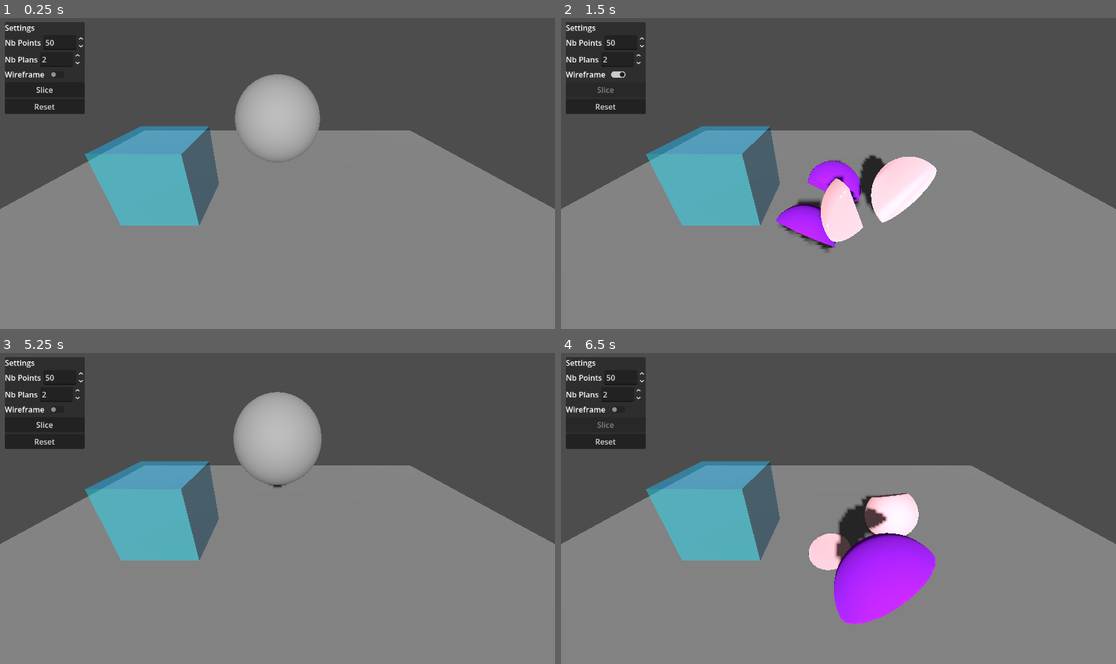
Above: before the commit, frames 1-4 (two rows, left to right).
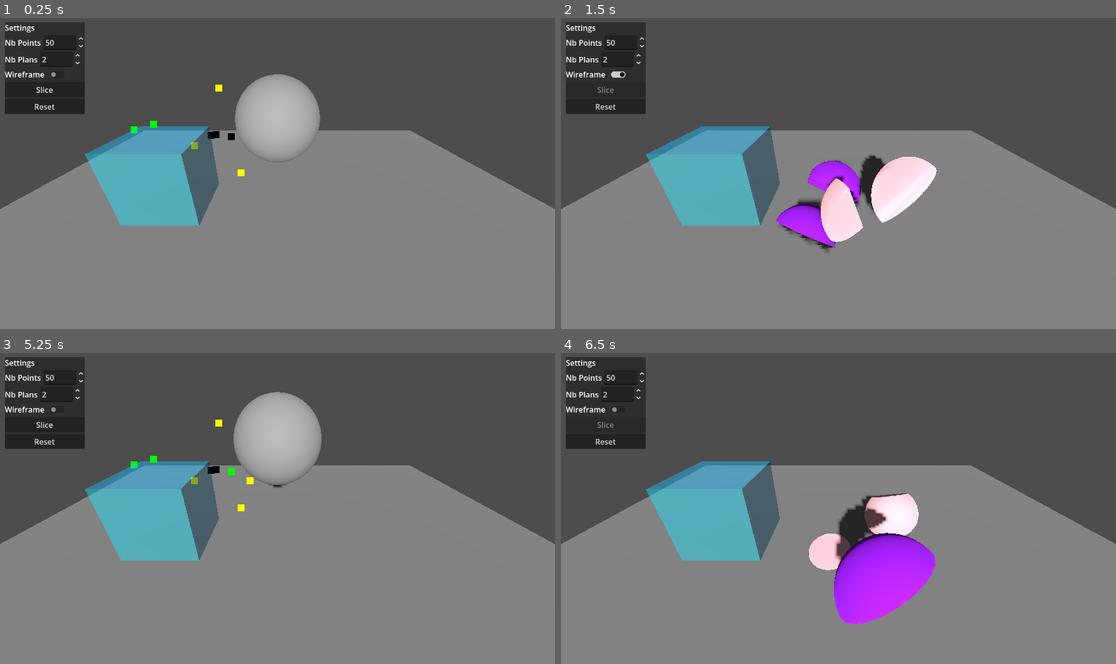
Above: after the commit, the same moments.

Repository: Rashnain/TER-2026
Game: Godot game, scene res://scenes/test.tscn
Two runs of this game, one before a commit and one after it. Both use one fixed random seed, a clock stepped at 60 frames per second and the inputs below.
Inputs (mouse positions are in pixels of both pictures, inside the frame that each line leads up to):
- Up to frame 1 (0.25 s): no input
- Up to frame 2 (1.5 s): click (616, 73) at 0.5 s; click "Slice" at 1.25 s
- Up to frame 3 (5.25 s): click (55, 408) at 2 s; click (55, 408) at 2.75 s; click "Reset" at 5 s
- Up to frame 4 (6.5 s): click "Slice" at 5.75 s

The runs differ from the first frame. In frame 1, 0.2% of the frame differs, in the area x 23-45%, y 21-51%; in frame 2, less than 0.1%; in frame 3, 0.2%, in the area x 23-46%, y 21-51%; in frame 4, less than 0.1%.

Commit message:
add 3D clipping

Diff:
--- a/projet/ter/scripts/clip_polygon.gd
+++ b/projet/ter/scripts/clip_polygon.gd
@@ -17,18 +17,10 @@
 	return Vector2(x, y)
 
 
-static func intersection_stupid(v1: Vector2, v2: Vector2, clip_v1: Vector2, clip_v2: Vector2) -> Vector2:
-	var edge := v2 - v1
-	var length := edge.length()
-	var dir := edge.normalized()
-	var clip_edge := (clip_v2 - clip_v1).normalized()
-	var clip_edge_v3 := Vector3(clip_edge.x, 0, clip_edge.y)
-	var clip_edge_normal_v3 := clip_edge_v3.cross(Vector3(0, 1, 0)).normalized()
-	var clip_edge_normal := Vector2(clip_edge_normal_v3.x, clip_edge_normal_v3.z)
-	var t = (clip_v1 - v1).dot(clip_edge_normal) / dir.dot(clip_edge_normal)
-	if t > 0 && t < length:
-		return v1 + dir * t
-	return Vector2.ZERO
+static func ray_plane_intersection(plan_point: Vector3, plan_normal: Vector3, ray_origin: Vector3, ray_dest: Vector3) -> Vector3:
+	var destination := (ray_dest - ray_origin).normalized()
+	var t := (plan_point - ray_origin).dot(plan_normal) / destination.dot(plan_normal)
+	return ray_origin + t * destination
 
 
 # Sutherland–Hodgman algorithm
@@ -70,6 +62,54 @@
 	return output
 
 
-static func clip_polygon_3d(polygon: PackedVector3Array, clipping_polygon: PackedVector3Array) -> Array[PackedVector3Array]:
-	var results : Array[PackedVector3Array] = []
+static func clip_polygon_3d(triangle: PackedVector3Array, clipping_points: PackedVector3Array, clipping_indices: Array[int]) -> Array[PackedVector3Array]:
+	var results : Array[PackedVector3Array] = [] # [inside, outside]
+
+	var triangle_count := clipping_indices.size() / 3;
+
+	var input := triangle.duplicate()
+	var output := triangle.duplicate()
+	output.clear()
+
+	#results.append(input)
+	#results.append(output)
+
+	for i in triangle_count:
+		var a := clipping_indices[i * 3]
+		var b := clipping_indices[i * 3 + 1]
+		var c := clipping_indices[i * 3 + 2]
+		print(a, " ", b, " ", c)
+		var ab := clipping_points[b] - clipping_points[a]
+		var ac := clipping_points[c] - clipping_points[a]
+		var normal := ac.cross(ab).normalized()
+		print(normal)
+
+		for y in range(len(input)):
+			var current_point := input[y]
+			var prev_point := input[(y - 1) % len(input)]
+
+			var current_inside := (clipping_points[a] - current_point).dot(normal)
+			var prev_inside := (clipping_points[a] - prev_point).dot(normal)
+
+			if current_inside >= 0:
+				print("%d: %f %f %f is inside" % [y, current_point.x, current_point.y, current_point.z])
+				if not prev_inside >= 0:
+					print("prev outside")
+					var intersection_point := ray_plane_intersection(clipping_points[a], normal, current_point, prev_point)
+					print(intersection_point)
+					output.append(intersection_point)
+				output.append(current_point)
+			else:
+				print("%d: %f %f %f is outside" % [y, current_point.x, current_point.y, current_point.z])
+				if prev_inside >= 0:
+					print("prev inside")
+					var intersection_point := ray_plane_intersection(clipping_points[a], normal, prev_point, current_point)
+					print(intersection_point)
+					output.append(intersection_point)
+
+		input = output.duplicate()
+		output.clear()
+
+	results.append(input)
+
 	return results
--- a/projet/ter/scripts/slicer.gd
+++ b/projet/ter/scripts/slicer.gd
@@ -195,11 +195,17 @@
 		points_node.add_child(new_point)
 
 func show_points_2d(points: PackedVector2Array, color: Color):
+	var points_3d : PackedVector3Array = []
+	for point in points:
+		points_3d.append(Vector3(point.x, 0, point.y))
+	show_points_3d(points_3d, color)
+
+func show_points_3d(points: PackedVector3Array, color: Color):
 	for point in points:
 		var new_point := MeshInstance3D.new()
 		new_point.mesh = PointMesh.new()
 		new_point.cast_shadow = GeometryInstance3D.SHADOW_CASTING_SETTING_OFF
-		new_point.position = Vector3(point.x, 0, point.y)
+		new_point.position = point
 		new_point.mesh.material = base_point.mesh.material.duplicate()
 		new_point.mesh.material.albedo_color = color
 		points_node.add_child(new_point)
@@ -225,17 +231,30 @@
 	voronoi_fracture = VoronoiFracture.new()
 	add_child(voronoi_fracture)
 	original_mesh_instance = mesh_to_cut.get_node("MeshInstance3D")
-	var polygon_crescent := [Vector2(0.6, 1), Vector2(0.2, 1), Vector2(0.0, 0.6), Vector2(0.2, 0.2), Vector2(0.6, 0.2), Vector2(0.4, 0.6)]
-	var clip_polygon_triangle := [Vector2(0.4, 0.4), Vector2(0.4, 0.0), Vector2(0.8, 0.2)]
-	var polygon_square := [Vector2(0, 0), Vector2(0.67, 0), Vector2(0.67, 0.67), Vector2(0, 0.67)]
-	var clip_square := [Vector2(0.33, 0.33), Vector2(1, 0.33), Vector2(1, 1), Vector2(0.33, 1)]
+
+	aabb_node.rotate(Vector3.UP, PI/2) # debug pour ce qu'il y a en dessous
+
+	#var polygon_crescent := [Vector2(0.6, 1), Vector2(0.2, 1), Vector2(0.0, 0.6), Vector2(0.2, 0.2), Vector2(0.6, 0.2), Vector2(0.4, 0.6)]
+	#var clip_polygon_triangle := [Vector2(0.4, 0.4), Vector2(0.4, 0.0), Vector2(0.8, 0.2)]
 	#show_points_2d(polygon_crescent, Color.GREEN)
 	#show_points_2d(clip_polygon_triangle, Color.YELLOW)
-	var res := ClipPolygon.clip_polygon_2d(polygon_crescent, clip_polygon_triangle)
+	#var res := ClipPolygon.clip_polygon_2d(polygon_crescent, clip_polygon_triangle)
+	#show_points_2d(res, Color.BLACK)
+
+	#var polygon_square := [Vector2(0, 0), Vector2(0.67, 0), Vector2(0.67, 0.67), Vector2(0, 0.67)]
+	#var clip_square := [Vector2(0.33, 0.33), Vector2(1, 0.33), Vector2(1, 1), Vector2(0.33, 1)]
 	#show_points_2d(polygon_square, Color.GREEN)
 	#show_points_2d(clip_square, Color.YELLOW)
 	#var res := ClipPolygon.clip_polygon_2d(polygon_square, clip_square)
 	#show_points_2d(res, Color.BLACK)
+
+	var triangle := [Vector3(0.75, 0.25, 0.75), Vector3(0, 0.67, 0), Vector3(0.33, 0.5, -0.5)]
+	var clip_tetrahedron := [Vector3(1, 0, 0), Vector3(0, 0, 1), Vector3(1, 0, 1), Vector3(0.67, 1, 0.67)]
+	var clip_indices : Array[int] = [0, 3, 1, 1, 3, 2, 2, 3, 0, 0, 1, 2]
+	show_points_3d(triangle, Color.GREEN)
+	show_points_3d(clip_tetrahedron, Color.YELLOW)
+	var res := ClipPolygon.clip_polygon_3d(triangle, clip_tetrahedron, clip_indices)
+	show_points_3d(res[0], Color.BLACK)
 
 func _on_slice_button_pressed():
 	clean_pieces()
